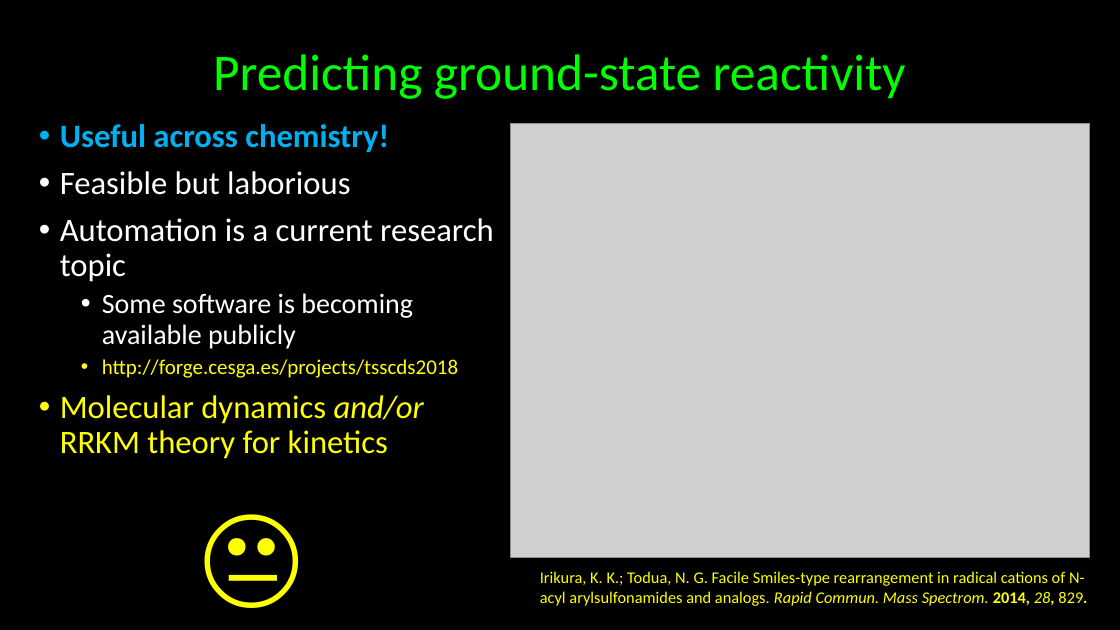
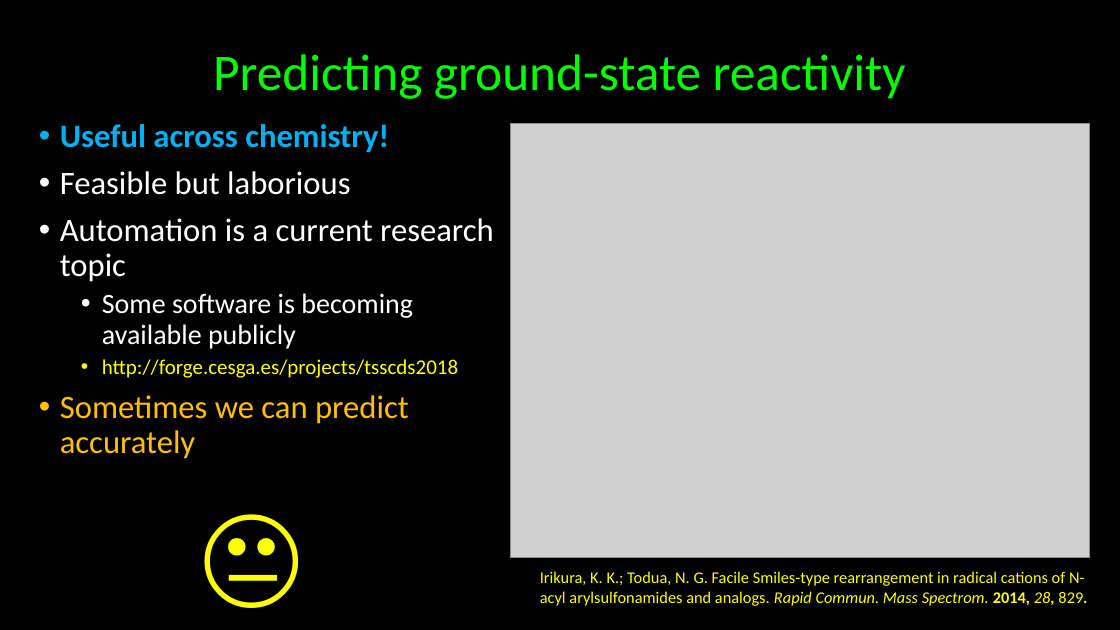
Before and after one commit to kkinist/ACS_Boston_2018, a slide deck: slide 17 of ACS_Boston_2018_Irikura.pptx. Drawn at 1120x630 pixels with LibreOffice and Linux fonts; fonts in the diff are those of the drawing; grey boxes stand for pictures. Boxes give left, top, right and bottom in pixels: in the first picture for what was removed or moved away, otherwise in the second. Text is boxed around its words. In the diff, an @@ line names an element or a change of style, - is before the commit and + after.

```diff
--- a/ACS_Boston_2018_Irikura.pptx
+++ b/ACS_Boston_2018_Irikura.pptx
@@ text at bbox=[60, 395, 409, 459]: text changed; text colour #FFFF00 to #FFC000 @@
-• Molecular dynamics and/or RRKM theory for kinetics
+• Sometimes we can predict accurately
```
Also in this commit, not shown: 9 other slides changed, 1 other file.
